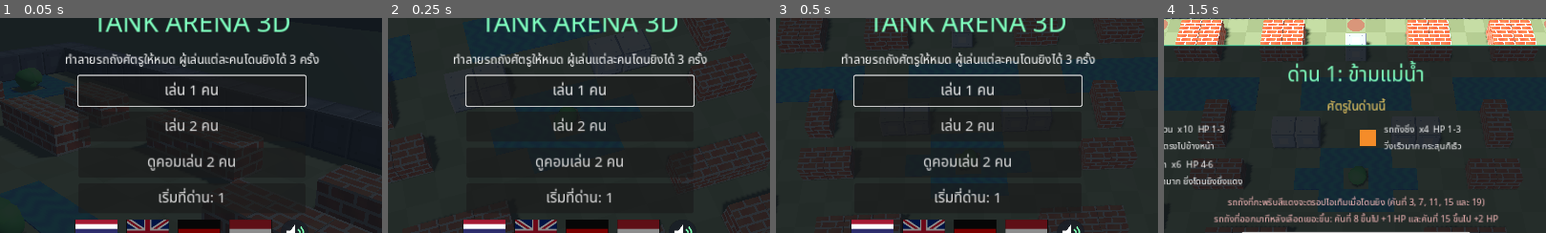
Above: before the commit, frames 1-4 (left to right).
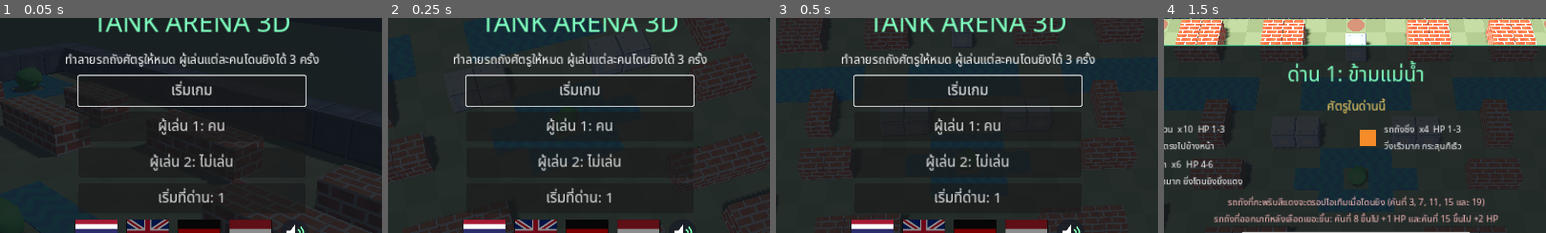
Above: after the commit, the same moments.

Repository: Pid924/TankArena3D
Game: Godot game, scene res://main.tscn
Same seed, same stepped clock (60 frames per second), same inputs: the game is played once before the commit and once after it.
Inputs (mouse positions are % of the whole screen's width and height, from its top left):
- Up to frame 1 (0.05 s): no input
- Up to frame 2 (0.25 s): no input
- Up to frame 3 (0.5 s): no input
- Up to frame 4 (1.5 s): tap Enter (p2_fire) at 0.5 s; move the mouse to (72, 45) at 0.52 s; hold D (p1_right) 0.53-1.25 s; hold Enter (p2_fire) 0.53-1.25 s; click (72, 45) at 0.67 s; tap M at 0.8 s; drag from (30, 55) to (45, 70) at 1.27 s
The pictures show only the part of the screen within x 25-75%, y 17-67%; the shares and areas given below are measured in that part.

The runs differ from the first frame. In frame 1, 1.9% of the frame differs, in the area x 38-62%, y 29-72%; in frame 2, 2.0%; in frame 3, 1.9%; in frame 4, nothing differs.

Commit message:
Bullets cancel each other; choose human or CPU for each player
Co-Authored-By: Claude Opus 5.5 <noreply@anthropic.com>
Claude-Session: https://claude.ai/code/session_01Lo9zaRkW4Ka547RxeUThJj

Diff:
--- a/scripts/bullet.gd
+++ b/scripts/bullet.gd
@@ -8,10 +8,15 @@
 var speed := 12.0
 var power := 1
 var life := 2.5
+var dead := false
+
+
+func _ready() -> void:
+	add_to_group("bullets")
 
 
 func _physics_process(delta: float) -> void:
-	if main == null or main.state != "playing":
+	if dead or main == null or main.state != "playing":
 		return
 	life -= delta
 	if life <= 0.0:
@@ -22,6 +27,19 @@
 	# follow the terrain height (plateaus, ramps): bullets fired from high ground arc down
 	var gh: float = main.ground_height(to.x, to.z) + 0.4
 	to.y = move_toward(from.y, gh, speed * delta * 1.2)
+	# bullets from opposite sides that meet cancel each other out
+	for o in get_tree().get_nodes_in_group("bullets"):
+		if o == self or o.dead or o.from_player == from_player:
+			continue
+		var op: Vector3 = o.global_position
+		if absf(op.y - from.y) > 0.6:
+			continue
+		var seg := Vector2(to.x - from.x, to.z - from.z)
+		var rel := Vector2(op.x - from.x, op.z - from.z)
+		var t := clampf(rel.dot(seg) / maxf(seg.length_squared(), 0.0001), 0.0, 1.0)
+		if (rel - seg * t).length() < 0.4:
+			main.bullets_clash(self, o)
+			return
 	var q := PhysicsRayQueryParameters3D.create(from, to, 1 | 4)
 	if shooter_rid.is_valid():
 		q.exclude = [shooter_rid]
--- a/scripts/i18n.gd
+++ b/scripts/i18n.gd
@@ -26,9 +26,11 @@
 	"sound_on": {"en": "SOUND ON", "th": "เปิดเสียง", "de": "TON AN", "nl": "GELUID AAN"},
 	"sound_off": {"en": "SOUND OFF", "th": "ปิดเสียง", "de": "TON AUS", "nl": "GELUID UIT"},
 	"controls_mute": {"en": "M: sound on/off", "th": "M: เปิด/ปิดเสียง", "de": "M: Ton an/aus", "nl": "M: geluid aan/uit"},
-	"btn_1p": {"en": "1 PLAYER", "th": "เล่น 1 คน", "de": "1 SPIELER", "nl": "1 SPELER"},
-	"btn_2p": {"en": "2 PLAYERS", "th": "เล่น 2 คน", "de": "2 SPIELER", "nl": "2 SPELERS"},
-	"btn_demo": {"en": "WATCH CPU (2 PLAYERS)", "th": "ดูคอมเล่น 2 คน", "de": "CPU ZUSEHEN (2 SPIELER)", "nl": "CPU KIJKEN (2 SPELERS)"},
+	"btn_play": {"en": "START GAME", "th": "เริ่มเกม", "de": "SPIEL STARTEN", "nl": "SPEL STARTEN"},
+	"p_slot": {"en": "PLAYER %d: %s", "th": "ผู้เล่น %d: %s", "de": "SPIELER %d: %s", "nl": "SPELER %d: %s"},
+	"mode_human": {"en": "HUMAN", "th": "คน", "de": "MENSCH", "nl": "MENS"},
+	"mode_cpu": {"en": "CPU", "th": "คอม", "de": "CPU", "nl": "CPU"},
+	"mode_off": {"en": "OFF", "th": "ไม่เล่น", "de": "AUS", "nl": "UIT"},
 	"demo_exit": {"en": "CPU DEMO - press any key or click to exit", "th": "โหมดดูคอมเล่น - กดปุ่มใดก็ได้หรือคลิกเพื่อออก", "de": "CPU-DEMO - beliebige Taste oder Klick zum Beenden", "nl": "CPU-DEMO - druk op een toets of klik om te stoppen"},
 	"btn_level": {"en": "START AT LEVEL: %d", "th": "เริ่มที่ด่าน: %d", "de": "START IN LEVEL: %d", "nl": "BEGIN BIJ LEVEL: %d"},
 	"btn_start": {"en": "START", "th": "เริ่มเลย", "de": "LOS", "nl": "START"},
--- a/scripts/main.gd
+++ b/scripts/main.gd
@@ -285,7 +285,8 @@
 var level_idx := 0
 var start_level := 0
 var num_players := 1
-var demo := false  # computer drives both players
+var demo := false  # no human players: the computer drives every tank, any key exits
+var p_mode := ["human", "off"]  # per player: "human", "cpu" or "off" (P2 only)
 var carry_hp := [3, 3]
 var carry_weapon := 0
 var state := "title"
@@ -351,6 +352,11 @@
 	if cfg.load(SETTINGS_PATH) == OK:
 		lang = cfg.get_value("game", "lang", "th")
 		sound_on = cfg.get_value("game", "sound", true)
+		p_mode = [cfg.get_value("game", "p1", "human"), cfg.get_value("game", "p2", "off")]
+	if not ["human", "cpu"].has(p_mode[0]):
+		p_mode[0] = "human"
+	if not ["human", "cpu", "off"].has(p_mode[1]):
+		p_mode[1] = "off"
 	if not I18n.LANGS.has(lang):
 		lang = "th"
 
@@ -359,6 +365,8 @@
 	var cfg := ConfigFile.new()
 	cfg.set_value("game", "lang", lang)
 	cfg.set_value("game", "sound", sound_on)
+	cfg.set_value("game", "p1", p_mode[0])
+	cfg.set_value("game", "p2", p_mode[1])
 	cfg.save(SETTINGS_PATH)
 
 
@@ -604,18 +612,32 @@
 			return
 
 
-func show_title() -> void:
+func human_count() -> int:
+	var n := 0
+	for i in num_players:
+		if p_mode[i] == "human":
+			n += 1
+	return n
+
+
+func show_title(focus_idx := 0) -> void:
 	state = "title"
 	clear_menu()
 	menu_root.visible = true
 	menu_text("TANK ARENA 3D", 44, Color(0.5, 1.0, 0.75))
 	menu_text(tr_("title_tag"), 20)
-	menu_button(tr_("btn_1p"), func(): start_game(1))
-	menu_button(tr_("btn_2p"), func(): start_game(2))
-	menu_button(tr_("btn_demo"), func(): start_game(2, true))
+	menu_button(tr_("btn_play"), func(): start_game())
+	menu_button(tr_("p_slot") % [1, tr_("mode_" + p_mode[0])], func():
+		p_mode[0] = "cpu" if p_mode[0] == "human" else "human"
+		save_settings()
+		show_title(1))
+	menu_button(tr_("p_slot") % [2, tr_("mode_" + p_mode[1])], func():
+		p_mode[1] = {"off": "human", "human": "cpu", "cpu": "off"}[p_mode[1]]
+		save_settings()
+		show_title(2))
 	menu_button(tr_("btn_level") % (start_level + 1), func():
 		start_level = (start_level + 1) % LEVELS.size()
-		show_title())
+		show_title(3))
 	# language picker: one flag button per language
 	var flags := HBoxContainer.new()
 	flags.alignment = BoxContainer.ALIGNMENT_CENTER
@@ -648,12 +670,27 @@
 	flags.add_child(snd)
 	menu_box.add_child(flags)
 	menu_text(tr_("controls_1p") + "\n" + tr_("controls_2p") + "\n" + tr_("controls_mute"), 15, Color(0.8, 0.85, 0.9))
-	focus_first_button.call_deferred()
-
-
-func start_game(n: int, watch := false) -> void:
-	num_players = n
-	demo = watch
+	focus_button.call_deferred(focus_idx)
+
+
+func focus_button(idx: int) -> void:
+	var n := 0
+	for c in menu_box.get_children():
+		if c is Button:
+			if n == idx:
+				c.grab_focus()
+				return
+			n += 1
+
+
+## n/watch are shortcuts used by tests; the menu uses the P1/P2 settings.
+func start_game(n := 0, watch := false) -> void:
+	if n == 1:
+		p_mode = ["human", "off"]
+	elif n == 2:
+		p_mode = ["cpu", "cpu"] if watch else ["human", "human"]
+	num_players = 1 if p_mode[1] == "off" else 2
+	demo = human_count() == 0
 	score = 0
 	carry_hp = [3, 3]
 	carry_weapon = 0
@@ -1079,6 +1116,7 @@
 		var p = TankScript.new()
 		level_root.add_child(p)
 		p.setup(self, true, "player", i)
+		p.is_bot = p_mode[i] == "cpu"
 		p.global_position = cell_center(spots[i]) + Vector3(0, 0.05, 0)
 		p.hp = carry_hp[i]
 		p.max_hp = MAX_HP
@@ -1206,6 +1244,16 @@
 
 
 # ---------------------------------------------------------------- combat
+
+## A player bullet and an enemy bullet that meet cancel each other out.
+func bullets_clash(a, b) -> void:
+	a.dead = true
+	b.dead = true
+	explode_fx((a.global_position + b.global_position) * 0.5, 0.6, Color(1, 1, 0.8))
+	sfx.play("hit", -6.0)
+	a.queue_free()
+	b.queue_free()
+
 
 func bullet_hit(b, collider, pos: Vector3) -> void:
 	explode_fx(pos, 0.45, Color(1, 0.9, 0.5))
--- a/scripts/overlay.gd
+++ b/scripts/overlay.gd
@@ -91,3 +91,5 @@
 			var c2 := Vector2(x0 + i * 24, y)
 			draw_circle(c2, 10.0, Color(0, 0, 0, 0.6))
 			draw_circle(c2, 8.0, Color(1.0, 0.28, 0.35) if filled else Color(0.3, 0.3, 0.3))
+		if pl.is_bot:
+			draw_string(font, Vector2(x0 + maxi(pl.hp, 3) * 24 - 4, y + 7), "CPU", HORIZONTAL_ALIGNMENT_LEFT, -1, 15, Color(0.6, 0.9, 1.0))
--- a/scripts/tank.gd
+++ b/scripts/tank.gd
@@ -25,6 +25,7 @@
 
 var main = null
 var is_player := false
+var is_bot := false  # player tank driven by the computer
 var player_idx := 0
 var kind := "basic"
 var hp := 1
@@ -66,7 +67,7 @@
 var flame_cycle := 2.0
 var flame_tick := 0.0
 
-# bot state (player tanks driven by the computer in demo mode)
+# bot state (player tanks driven by the computer)
 var bot_path: Array = []
 var bot_t := 0.0
 var bot_stuck := 0.0
@@ -375,7 +376,7 @@
 func read_move() -> Vector2:
 	var pre := "p%d_" % (player_idx + 1)
 	var v := Vector2(Input.get_axis(pre + "left", pre + "right"), Input.get_axis(pre + "up", pre + "down"))
-	if main.num_players == 1:
+	if main.human_count() == 1:
 		v += Vector2(Input.get_axis("p2_left", "p2_right"), Input.get_axis("p2_up", "p2_down"))
 		if main.touch_vec.length() > 0.2:
 			v = main.touch_vec
@@ -386,13 +387,13 @@
 	var pre := "p%d_" % (player_idx + 1)
 	if Input.is_action_pressed(pre + "fire"):
 		return true
-	return main.num_players == 1 and (Input.is_action_pressed("p2_fire") or main.touch_fire)
+	return main.human_count() == 1 and (Input.is_action_pressed("p2_fire") or main.touch_fire)
 
 
 func player_update(delta: float) -> void:
 	var mv := Vector2.ZERO
 	var want_fire := false
-	if main.demo:
+	if is_bot:
 		var b := bot_control(delta)
 		mv = b[0]
 		want_fire = b[1]
@@ -413,7 +414,7 @@
 		try_fire()
 
 
-# ---------------------------------------------------------------- bot (demo mode)
+# ---------------------------------------------------------------- bot (computer-driven player)
 
 ## Cost of driving into a cell, or -1 when the bot cannot get through it.
 func bot_cost(c: Vector2i) -> int:
@@ -546,6 +547,19 @@
 		if not blocked:
 			bd = absf(to.x) + absf(to.z)
 			best = d
+	# shoot down enemy bullets flying at us along our row or column
+	for o in get_tree().get_nodes_in_group("bullets"):
+		if o.dead or o.from_player:
+			continue
+		var to: Vector3 = o.global_position - global_position
+		if to.dot(o.dir) >= 0.0 or absf(to.x) + absf(to.z) > minf(bd, 8.0):
+			continue
+		if absf(to.x) < 0.4:
+			best = Vector3(0, 0, signf(to.z))
+			bd = absf(to.z)
+		elif absf(to.z) < 0.4:
+			best = Vector3(signf(to.x), 0, 0)
+			bd = absf(to.x)
 	return best
 
 
--- a/tests/smoke_test.gd
+++ b/tests/smoke_test.gd
@@ -8,6 +8,8 @@
 var p1
 var p2
 var flame_victim
+var clash_a
+var clash_b
 
 
 func _initialize() -> void:
@@ -39,6 +41,18 @@
 		p1 = main.players[0]
 		p2 = main.players[1]
 		god_mode()
+	if frame == 100:
+		# a player bullet and an enemy bullet flying at each other cancel out
+		var c := Vector3(10.5, 5.0, 8.5)
+		clash_a = main.spawn_bullet(p1, Vector3(1, 0, 0), 12.0, 1)
+		clash_a.shooter_rid = RID()
+		clash_a.global_position = c - Vector3(1.5, 0, 0)
+		clash_b = main.spawn_bullet(p1, Vector3(-1, 0, 0), 12.0, 1)
+		clash_b.shooter_rid = RID()
+		clash_b.from_player = false
+		clash_b.global_position = c + Vector3(1.5, 0, 0)
+	if frame == 115:
+		check(not is_instance_valid(clash_a) and not is_instance_valid(clash_b), "player and enemy bullets cancel each other")
 	if frame == 200:
 		check(main.enemies.size() > 0, "enemies spawned")
 		for t in main.ITEM_TYPES:
